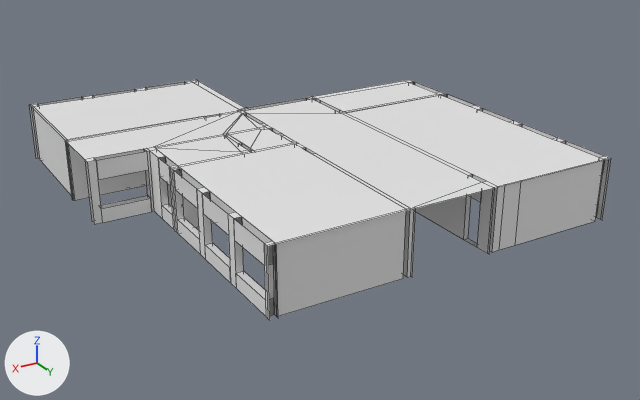
An edit to the Blender file Assets/Resource/Blender/school_left_down.blend, drawn before and after from the same camera.
Camera for both pictures: a 50 mm camera at (-0.5, 10.5, 14.3) aimed at (-18.1, -18.9, -0.3). The axes (+X, +Y, +Z) are drawn at lower left. The lights are the same throughout. Mesh edges are drawn as thin lines.

Names of what the first picture shows: 'Scool'.
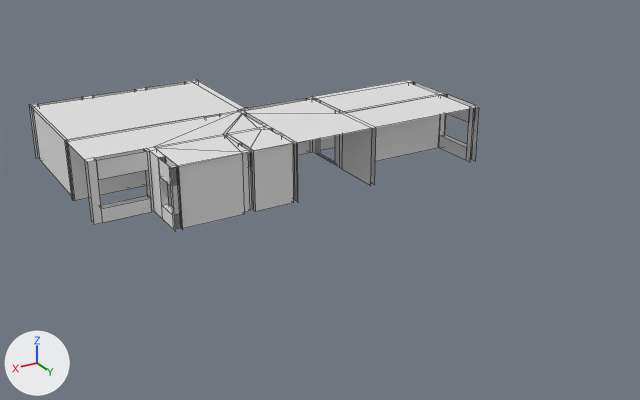
Boxes (x1, y1, x2, y2) around the edits, measured in the pictures (640 x 400 px):
'Scool', reshaped (23% narrower, 37% shorter)
    before: (29, 80, 611, 320)
    after: (29, 80, 479, 231)
part 1 of me_plane_003, cut back
    before: (171, 105, 611, 320)
    after: (171, 105, 479, 231)

Patch to the scene script:
```diff
--- a/Assets/Resource/Blender/school_left_down.blend.py
+++ b/Assets/Resource/Blender/school_left_down.blend.py
@@ me_plane_003 @@
 # used by ob_scool; location = (-15.87, -24.32, 0.0)
-me_plane_003.from_pydata(...)  # 529 vertices, 458 faces; spans x -10.3..6.8, y -4.7..13.5, z 0.0..2.6
+me_plane_003.from_pydata(...)  # 371 vertices, 314 faces; spans x -10.3..6.8, y -4.7..5.9, z 0.0..2.6
+# me_plane_003 part 1
+# 177 vertices are removed from x -10.3..4.3, y 6.0..13.5, z 0.0..2.6
+# 162 faces are deleted
+# 1 vertex moves from x -1.0, y 6.0, z 2.6 to x -1.0, y 5.9, z 2.6
+# 19 vertices are added at x -10.3..4.3, y 5.9, z 0.0..2.6
+# 18 new faces join them
```
